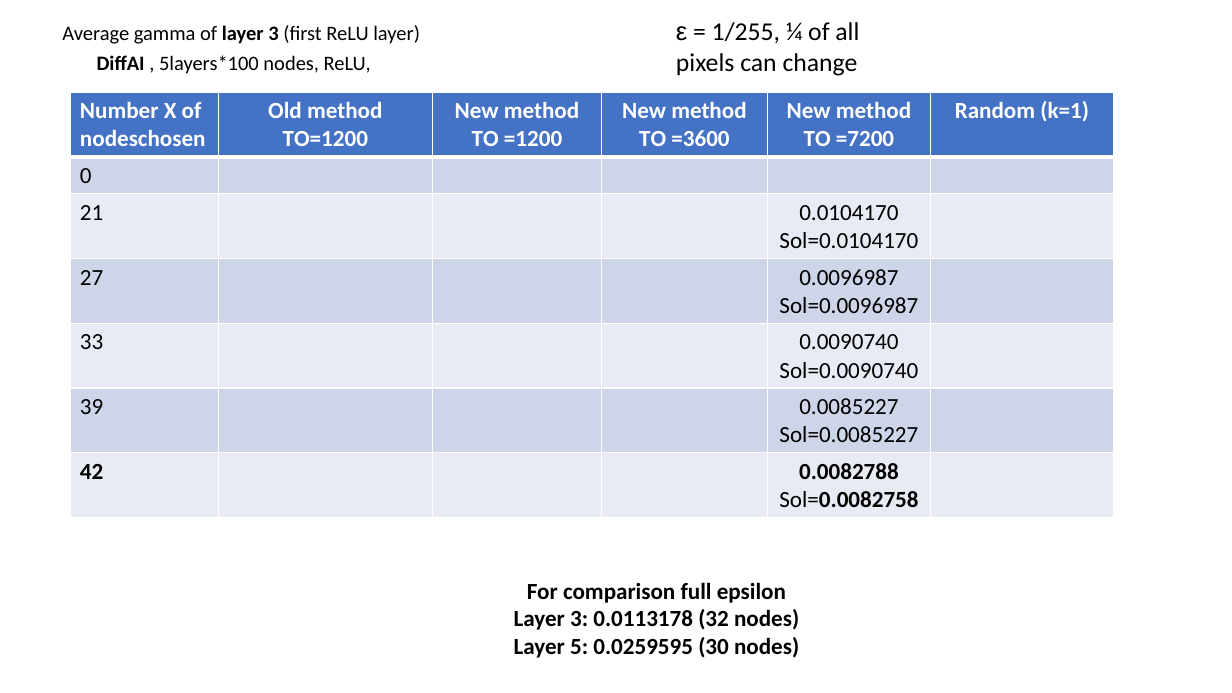
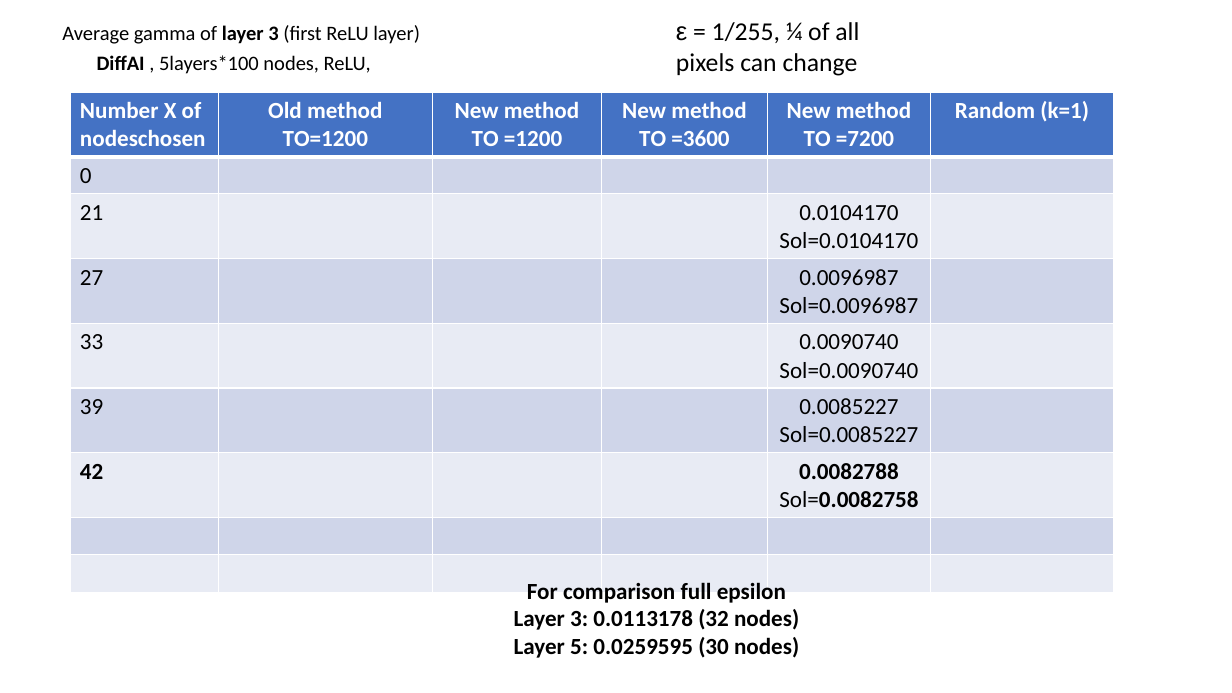
Before and after one commit to blaisegenest/vericompensate, a slide deck: slide 9 of lipschitz/Test.pptx. Drawn at 1232x693 pixels with LibreOffice and Linux fonts; fonts in the diff are those of the drawing. Boxes give left, top, right and bottom in pixels: in the first picture for what was removed or moved away, otherwise in the second. Text is boxed around its words. In the diff, an @@ line names an element or a change of style, - is before the commit and + after.

Commit message:
update table

```diff
--- a/lipschitz/Test.pptx
+++ b/lipschitz/Test.pptx
@@ table at <box>71,92,1115,592</box> @@
+row 8:  |  |  |  |  | 
+row 9:  |  |  |  |  | 
```
